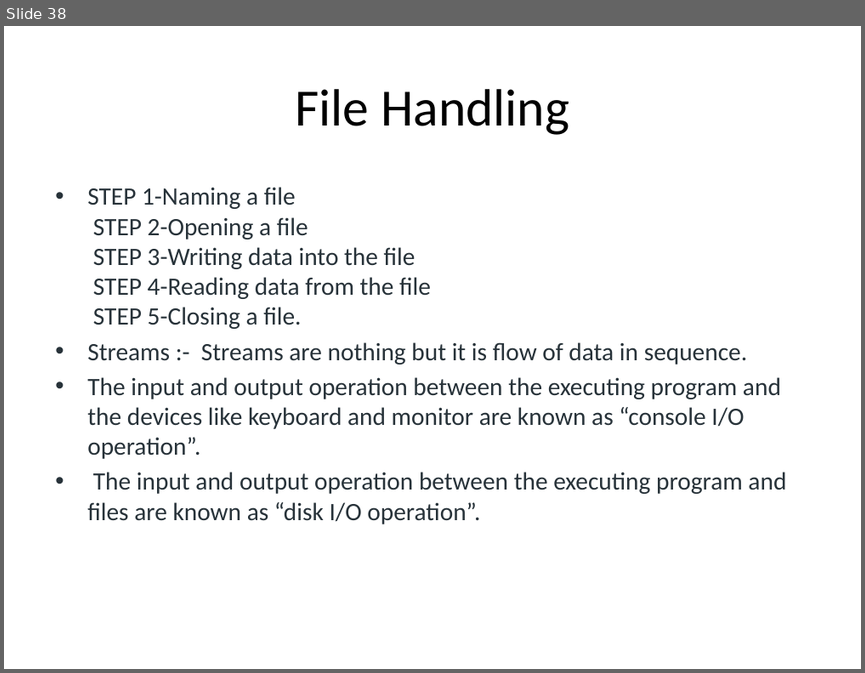
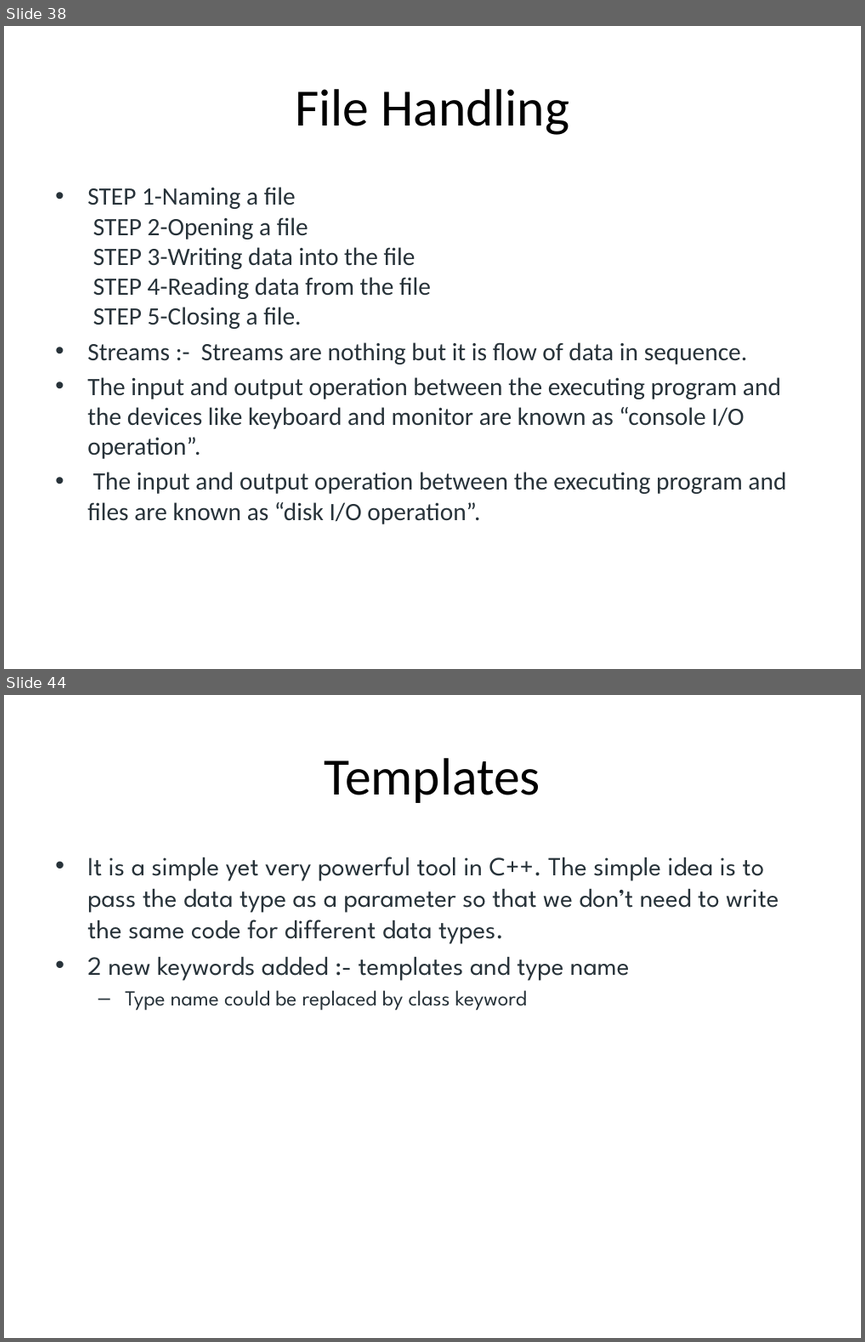
Before and after one commit to Bot-Anonymous/c-, a slide deck: c++.pptx. Shown one above the other, each under a label of ours: slide 38 before the commit, slides 38 and 44 after it; the slides between them are not shown. The pictures are 865x673 and 865x1342 pixels, drawn with LibreOffice and Linux fonts; fonts in the diff are those of the drawing. Boxes give left, top, right and bottom in pixels: in the first picture for what was removed or moved away, otherwise in the second. Text is boxed around its words. In the diff, an @@ line names an element or a change of style, - is before the commit and + after.

```diff
--- a/c++.pptx
+++ b/c++.pptx
@@ slide 44 added at [4, 695, 861, 1338], background #FFFFFF @@
@@ title added at [324, 758, 540, 803], 44 pt, text #000000 @@
+Templates
@@ text added at [87, 857, 778, 1010], 22 pt, text #273239 @@
+• It is a simple yet very powerful tool in C++. The simple idea is to pass the data type as a parameter so that we don’t need to write the same code for different data types.
+• 2 new keywords added :- templates and type name
+  – Type name could be replaced by class keyword
```
Also in this commit, not shown: 13 other slides added, 20 other files.
